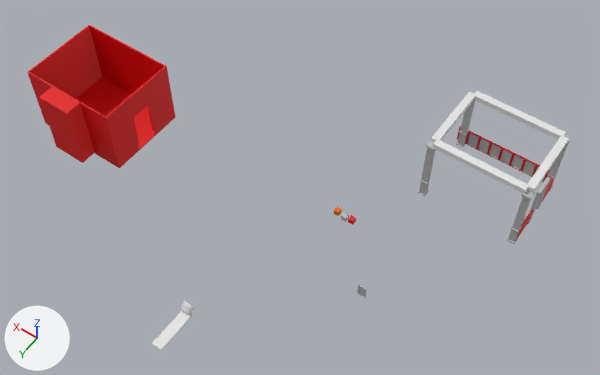
The Blender file room.blend as it was, and as the next commit left it.
Before and after are seen from a 50 mm lens placed at (-46.0, 179.7, 237.3), pointed at (59.7, 31.7, 4.7). Every picture has the same lights, and +X, +Y and +Z are marked at lower left.

Objects in the first picture: 'Colone2', 'Plita', 'Room wall and floor', 'RotateColone1', 'RotateColone2', 'RotateColone3', 'RotateColone4', 'КриваяБезье.002', 'Куб'.
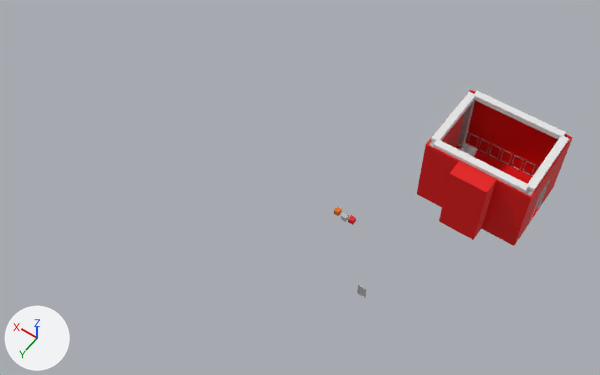
Where the change shows, as pixel boxes (x1, y1, x2, y2) in the pictures (600 x 375 px):
'Room wall and floor', moved: before (27, 25, 175, 168); after (417, 90, 573, 246)
'Куб', moved, turned (not visible afterwards): before (152, 311, 193, 350)
'КриваяБезье.002', moved, turned, rescaled (not visible afterwards): before (181, 301, 194, 316)
'КриваяБезье.003', added: after (463, 144, 477, 156)

Patch to the scene script:
```diff
--- a/room.blend.py
+++ b/room.blend.py
@@ me_криваябезье_004 @@
+me_криваябезье_004.from_pydata(...)  # 423 vertices, 237 faces; spans x -0.9..3.5, y -14.6..2.0, z -2.9..1.5
@@ ob_room_wall_and_floor @@
 ob_room_wall_and_floor = bpy.data.objects.new('Room wall and floor', me_куб_006)
-ob_room_wall_and_floor.location = (127.9, 51.2, 24.3)
+ob_room_wall_and_floor.location = (0.0, 0.2, 24.3)
 ob_room_wall_and_floor.scale = (14.1, 14.1, 14.1)
@@ ob_куб @@
 ob_куб = bpy.data.objects.new('Куб', me_куб)
-ob_куб.location = (71.0, 81.0, -30.5)
+ob_куб.location = (20.6, 2.4, 12.6)
+ob_куб.rotation_euler = (0.0, 0.0, 3.142)  # degrees (0, 0, 180)
@@ ob_криваябезье_002 @@
 ob_криваябезье_002 = bpy.data.objects.new('КриваяБезье.002', me_криваябезье_002)
-ob_криваябезье_002.location = (76.2, 80.1, -29.9)
-ob_криваябезье_002.rotation_euler = (3.142, -1.571, 0.0)  # degrees (180, -90, 0)
+ob_криваябезье_002.location = (18.1, -6.1, 13.6)
+ob_криваябезье_002.rotation_euler = (1.571, 0.0, 1.571)  # degrees (90, 0, 90)
+ob_криваябезье_002.scale = (1.65, 1.6, 1.6)
@@ ob_криваябезье_003 @@
+ob_криваябезье_003 = bpy.data.objects.new('КриваяБезье.003', me_криваябезье_004)
+ob_криваябезье_003.location = (16.8, -9.4, 13.1)
+ob_криваябезье_003.rotation_euler = (9.425, -1.571, 0.0)  # degrees (180, -90, 0)
```
